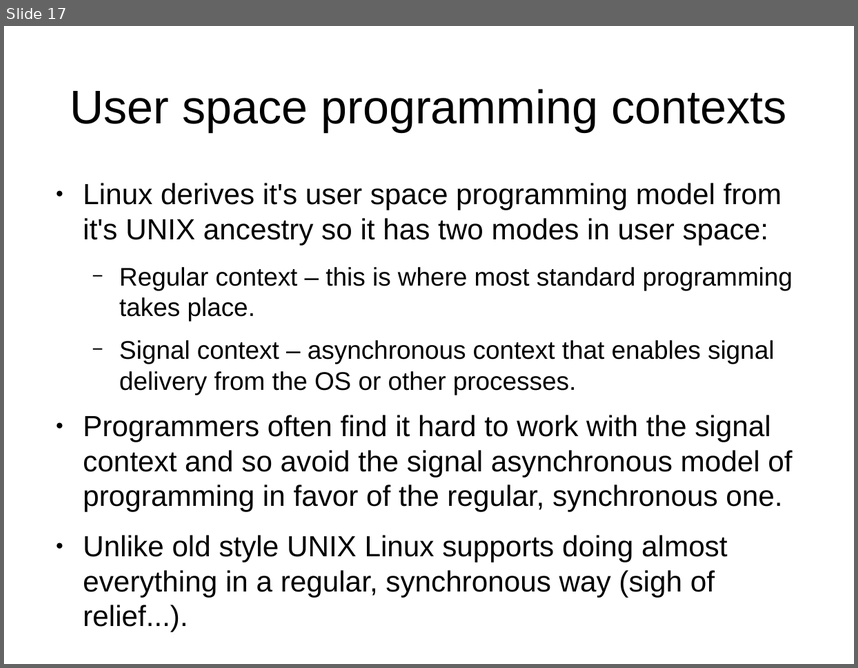
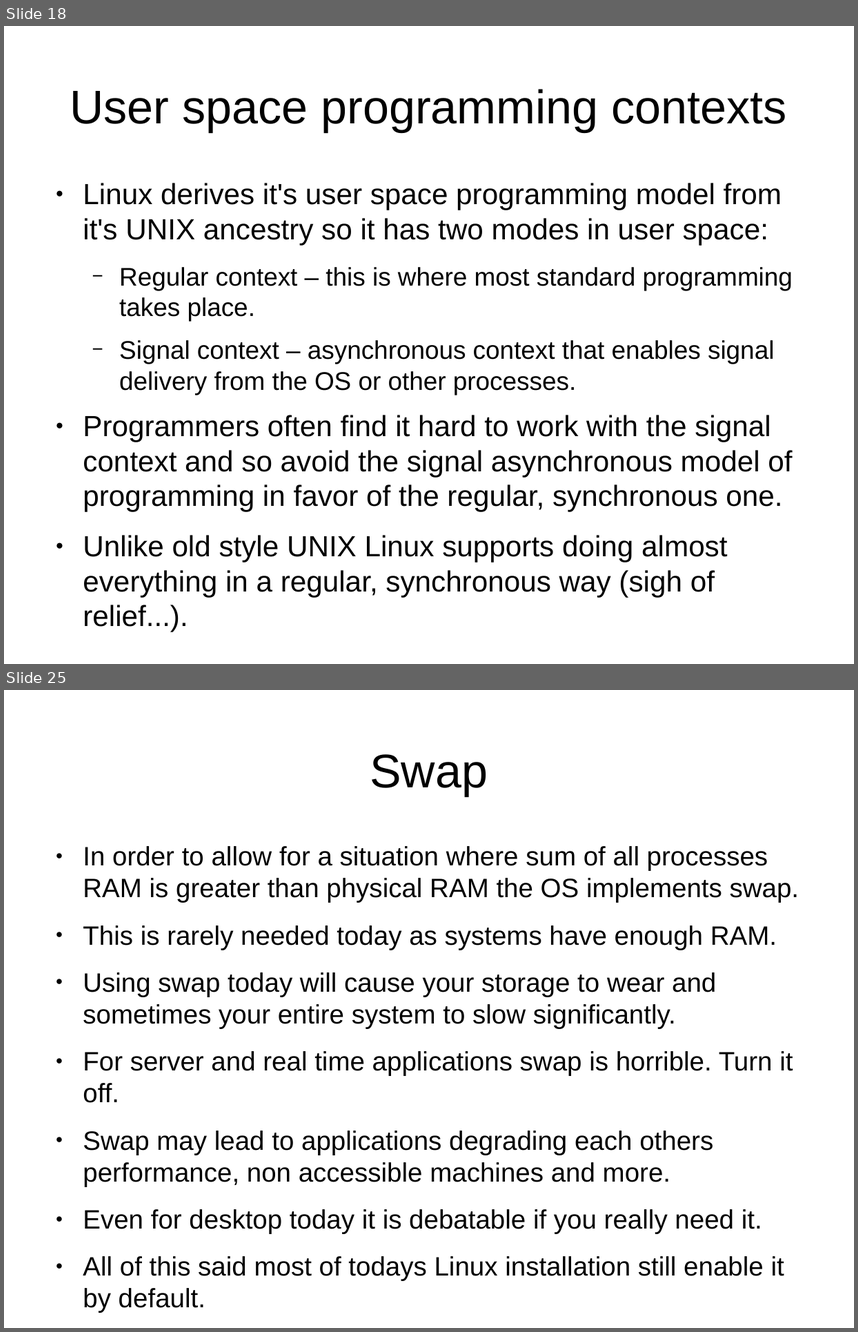
Before and after one commit to veltzer/demos-linux, a slide deck: doc/odp/linux_monitoring_and_debugging.odp. Shown one above the other, each under a label of ours: slide 17 before the commit, slides 18 and 25 after it; the slides between them are not shown. The pictures are 858x668 and 858x1332 pixels, drawn with LibreOffice and Linux fonts; fonts in the diff are those of the drawing. Boxes give left, top, right and bottom in pixels: in the first picture for what was removed or moved away, otherwise in the second. Text is boxed around its words. In the diff, an @@ line names an element or a change of style, - is before the commit and + after.

```diff
--- a/doc/odp/linux_monitoring_and_debugging.odp
+++ b/doc/odp/linux_monitoring_and_debugging.odp
@@ slide 25 added at (4,690,854,1328), background #FFFFFF @@
@@ title added at (370,754,488,796), 44 pt, text #000000 @@
+Swap
@@ text added at (83,846,800,1312), 24.8 pt, text #000000 @@
+● In order to allow for a situation where sum of all processes RAM is greater than physical RAM the OS implements swap.
+● This is rarely needed today as systems have enough RAM.
+● Using swap today will cause your storage to wear and sometimes your entire system to slow significantly.
+● For server and real time applications swap is horrible. Turn it off.
+● Swap may lead to applications degrading each others performance, non accessible machines and more.
+● Even for desktop today it is debatable if you really need it.
+● All of this said most of todays Linux installation still enable it by default.
@@ what was slide 17 is now slide 18 @@
```
Also in this commit, not shown: 14 other slides added.
